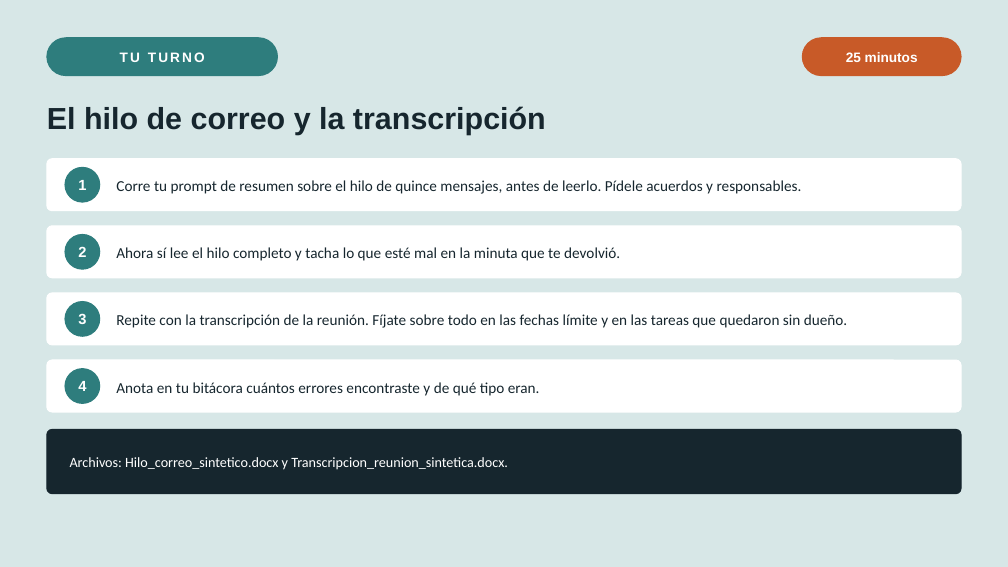
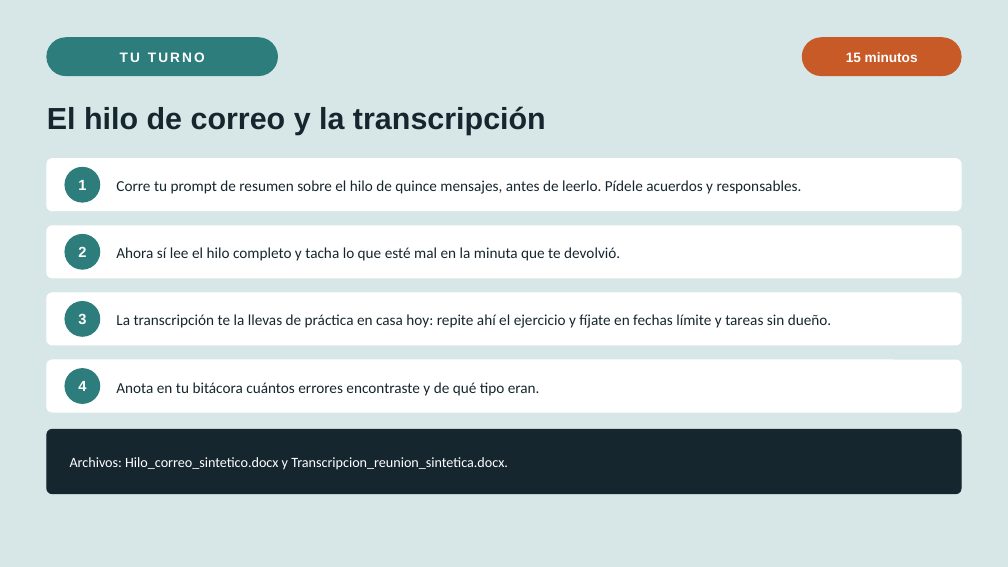
Before and after one commit to marvtrejo/curso-inegi-gen-ai, a slide deck: slide 25 of sesion-02/Sesion_02_Copilot_y_Prompting.pptx (slide 17 before the commit). Drawn at 1008x567 pixels with LibreOffice and Linux fonts; fonts in the diff are those of the drawing. Boxes give left, top, right and bottom in pixels: in the first picture for what was removed or moved away, otherwise in the second. Text is boxed around its words. In the diff, an @@ line names an element or a change of style, - is before the commit and + after.

```diff
--- a/sesion-02/Sesion_02_Copilot_y_Prompting.pptx
+++ b/sesion-02/Sesion_02_Copilot_y_Prompting.pptx
@@ text at (846,52,918,62): text changed @@
-25 minutos
+15 minutos
@@ text at (116,314,831,328): text changed @@
-Repite con la transcripción de la reunión. Fíjate sobre todo en las fechas límite y en las tareas que quedaron sin dueño.
+La transcripción te la llevas de práctica en casa hoy: repite ahí el ejercicio y fíjate en fechas límite y tareas sin dueño.
```
Also in this commit, not shown: 10 other slides changed, 8 slides added, 5 other files.
